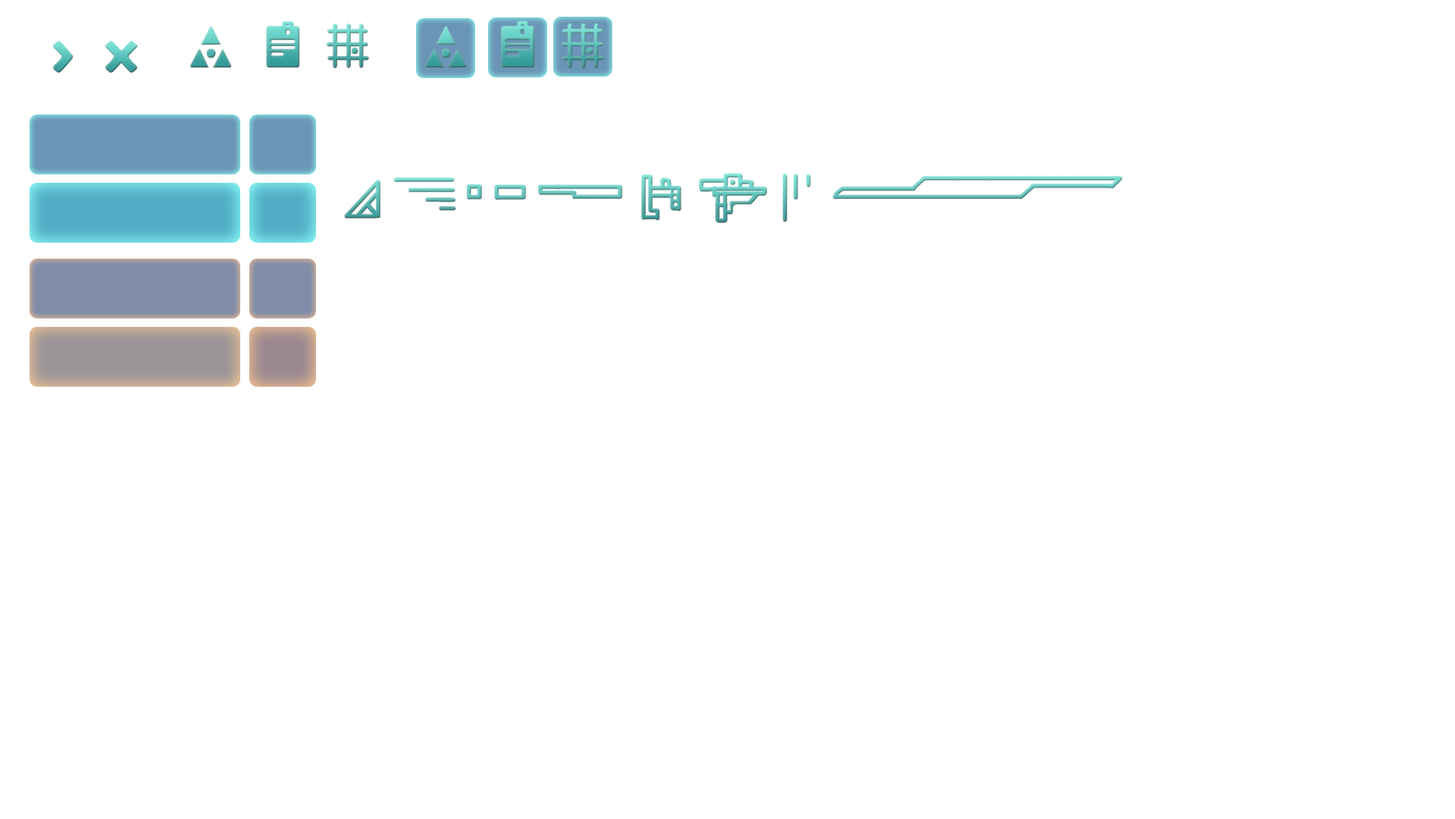
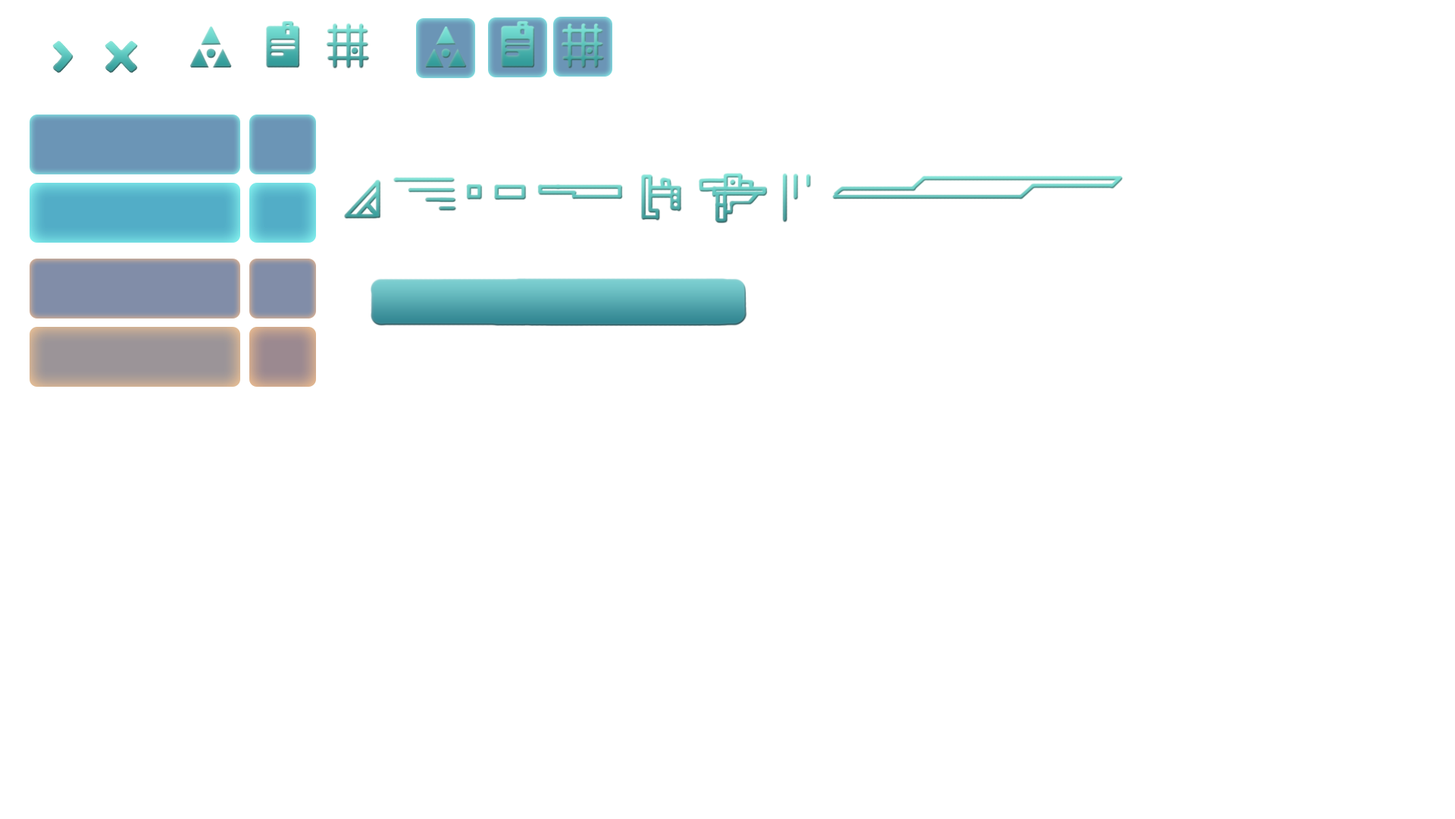
Layer changes from the first (1455, 819) image to the second:
added layer "New UI BAr copie" in group "Groupe 2" over (369, 277, 748, 327)
